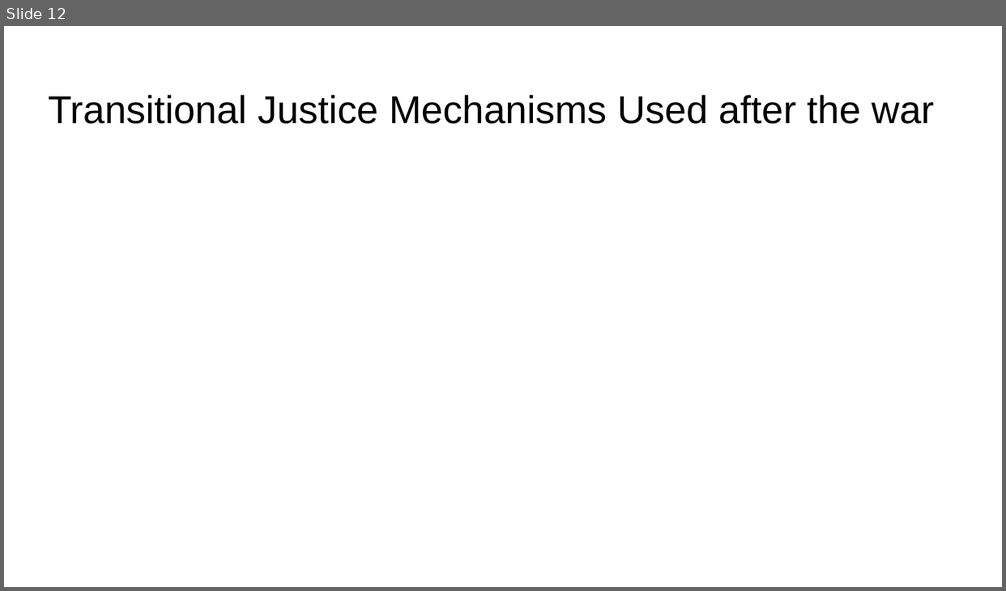
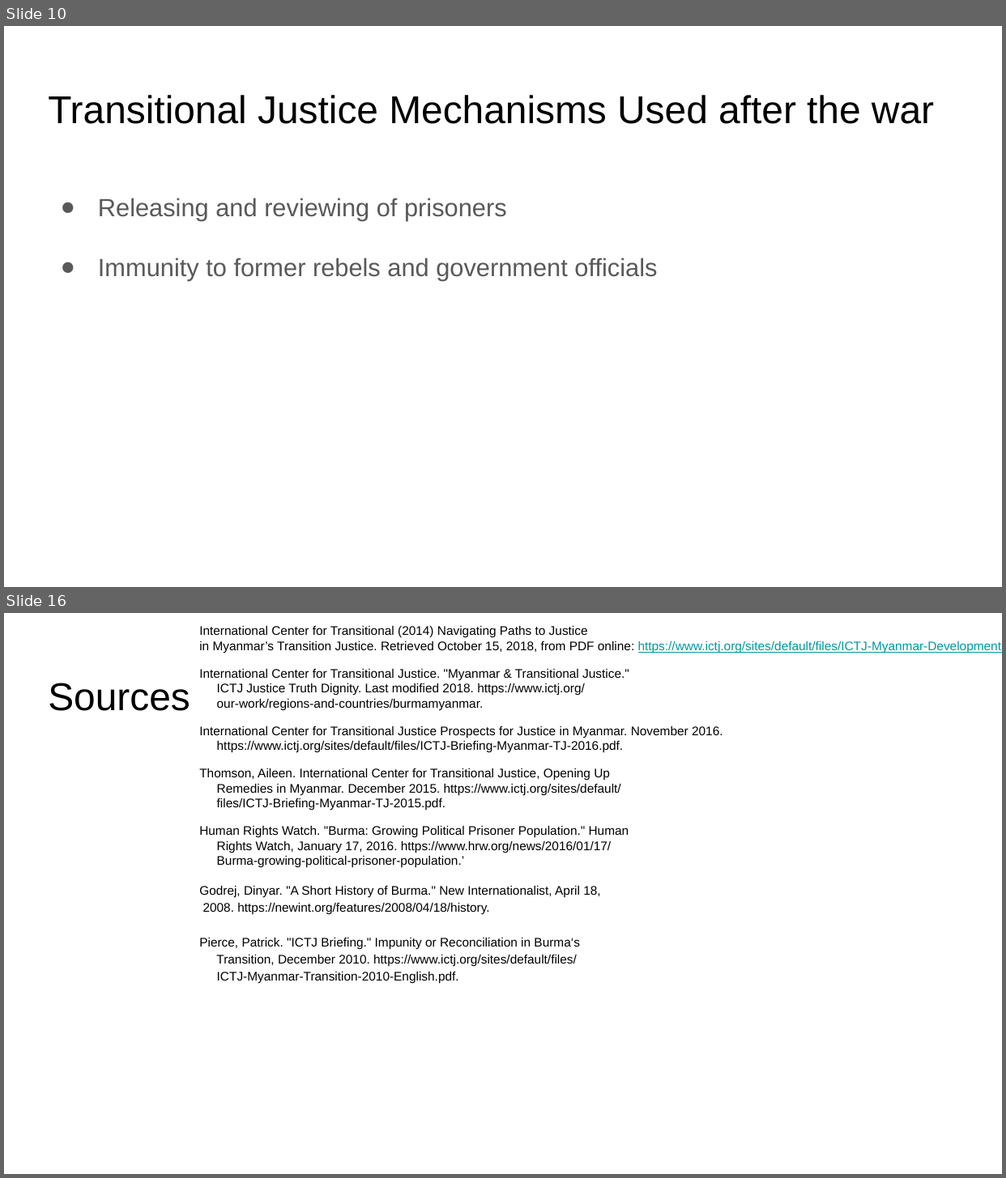
Before and after one commit to arkelf/finalproject, a slide deck: Myanmar presentation.pptx. Shown one above the other, each under a label of ours: slide 12 before the commit, slides 10 and 16 after it; the slides between them are not shown. The pictures are 1006x591 and 1006x1178 pixels, drawn with LibreOffice and Linux fonts; fonts in the diff are those of the drawing. Boxes give left, top, right and bottom in pixels: in the first picture for what was removed or moved away, otherwise in the second. Text is boxed around its words. In the diff, an @@ line names an element or a change of style, - is before the commit and + after.

```diff
--- a/Myanmar presentation.pptx
+++ b/Myanmar presentation.pptx
@@ slide 16 added at bbox=[4, 613, 1002, 1174], background #FFFFFF @@
@@ text added at bbox=[199, 625, 1002, 984], 9 pt, text #000000 @@
+International Center for Transitional (2014) Navigating Paths to Justice
+in Myanmar’s Transition Justice. Retrieved October 15, 2018, from PDF online: https://www.ictj.org/sites/default/files/ICTJ-Myanmar-Development-Report-2014.pdf
+International Center for Transitional Justice. "Myanmar & Transitional Justice."
+ICTJ Justice Truth Dignity. Last modified 2018. https://www.ictj.org/
+our-work/regions-and-countries/burmamyanmar.
+International Center for Transitional Justice Prospects for Justice in Myanmar. November 2016.
+https://www.ictj.org/sites/default/files/ICTJ-Briefing-Myanmar-TJ-2016.pdf.
+Thomson, Aileen. International Center for Transitional Justice, Opening Up
+Remedies in Myanmar. December 2015. https://www.ictj.org/sites/default/
+files/ICTJ-Briefing-Myanmar-TJ-2015.pdf.
+Human Rights Watch. "Burma: Growing Political Prisoner Population." Human
+Rights Watch, January 17, 2016. https://www.hrw.org/news/2016/01/17/
+Burma-growing-political-prisoner-population.’
+Godrej, Dinyar. "A Short History of Burma." New Internationalist, April 18,
+2008. https://newint.org/features/2008/04/18/history.
+Pierce, Patrick. "ICTJ Briefing." Impunity or Reconciliation in Burma‘s
+Transition, December 2010. https://www.ictj.org/sites/default/files/
+ICTJ-Myanmar-Transition-2010-English.pdf.
@@ title added at bbox=[48, 683, 190, 711], 28 pt, text #000000 @@
+Sources
@@ what was slide 12 is now slide 10 @@
@@ slide 10 changed as well @@
@@ text added at bbox=[98, 198, 657, 280], 18 pt, text #595959 @@
+● Releasing and reviewing of prisoners
+● Immunity to former rebels and government officials
```
Also in this commit, not shown: 3 other slides changed, 12 other slides added, 11 slides removed.
